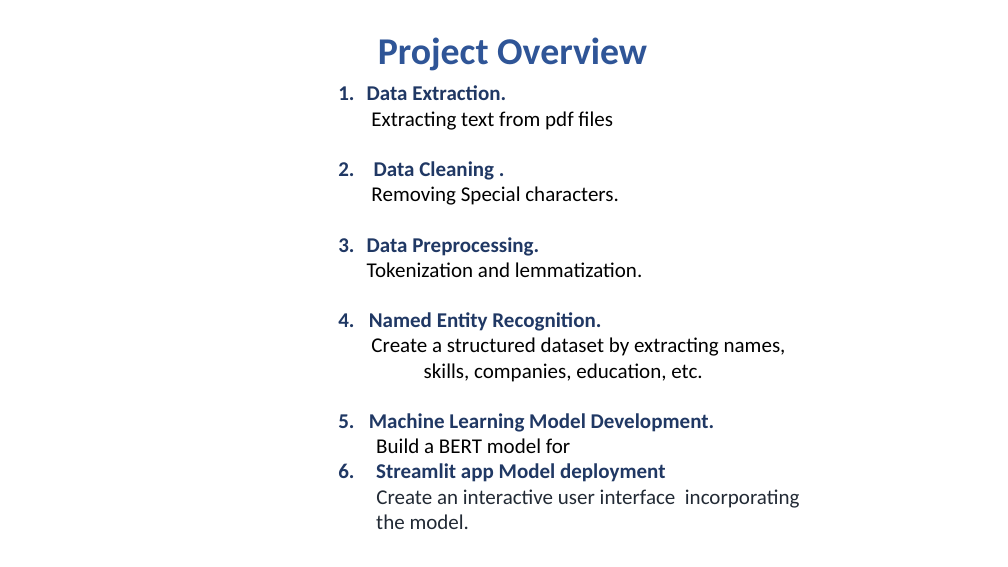
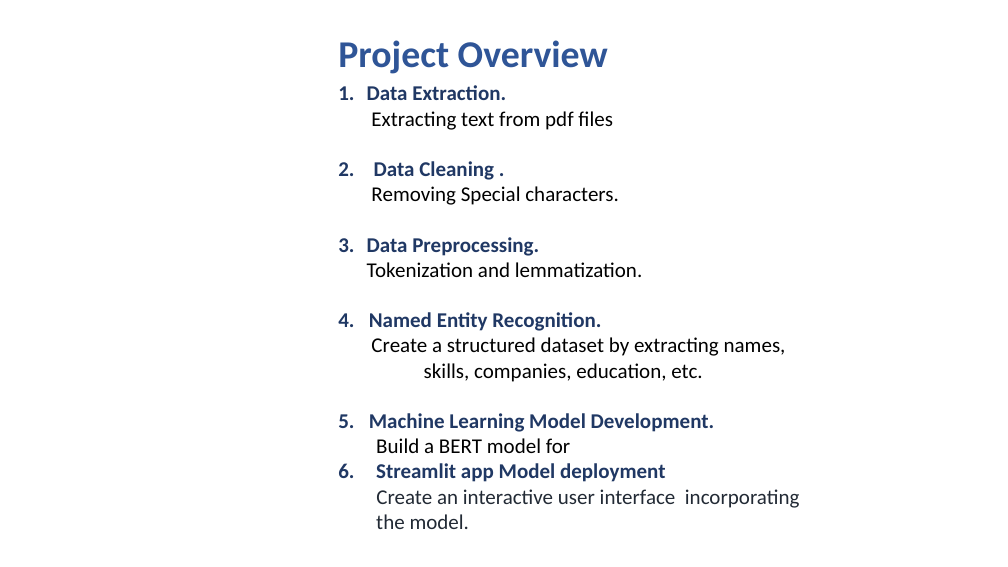
Before and after one commit to mk7890/Resume-Parsing-System, a slide deck: slide 5 of Resume Parsing.pptx. Drawn at 1008x567 pixels with LibreOffice and Linux fonts; fonts in the diff are those of the drawing; background and template pictures are left out. Boxes give left, top, right and bottom in pixels: in the first picture for what was removed or moved away, otherwise in the second. Text is boxed around its words. In the diff, an @@ line names an element or a change of style, - is before the commit and + after.

```diff
--- a/Resume Parsing.pptx
+++ b/Resume Parsing.pptx
@@ text "Project Overview": place and size @@
-text "Project Overview" at bbox=[378, 37, 647, 71]
+text "Project Overview" at bbox=[338, 40, 608, 74]
```
Also in this commit, not shown: 2 other slides changed, 2 slides added.
